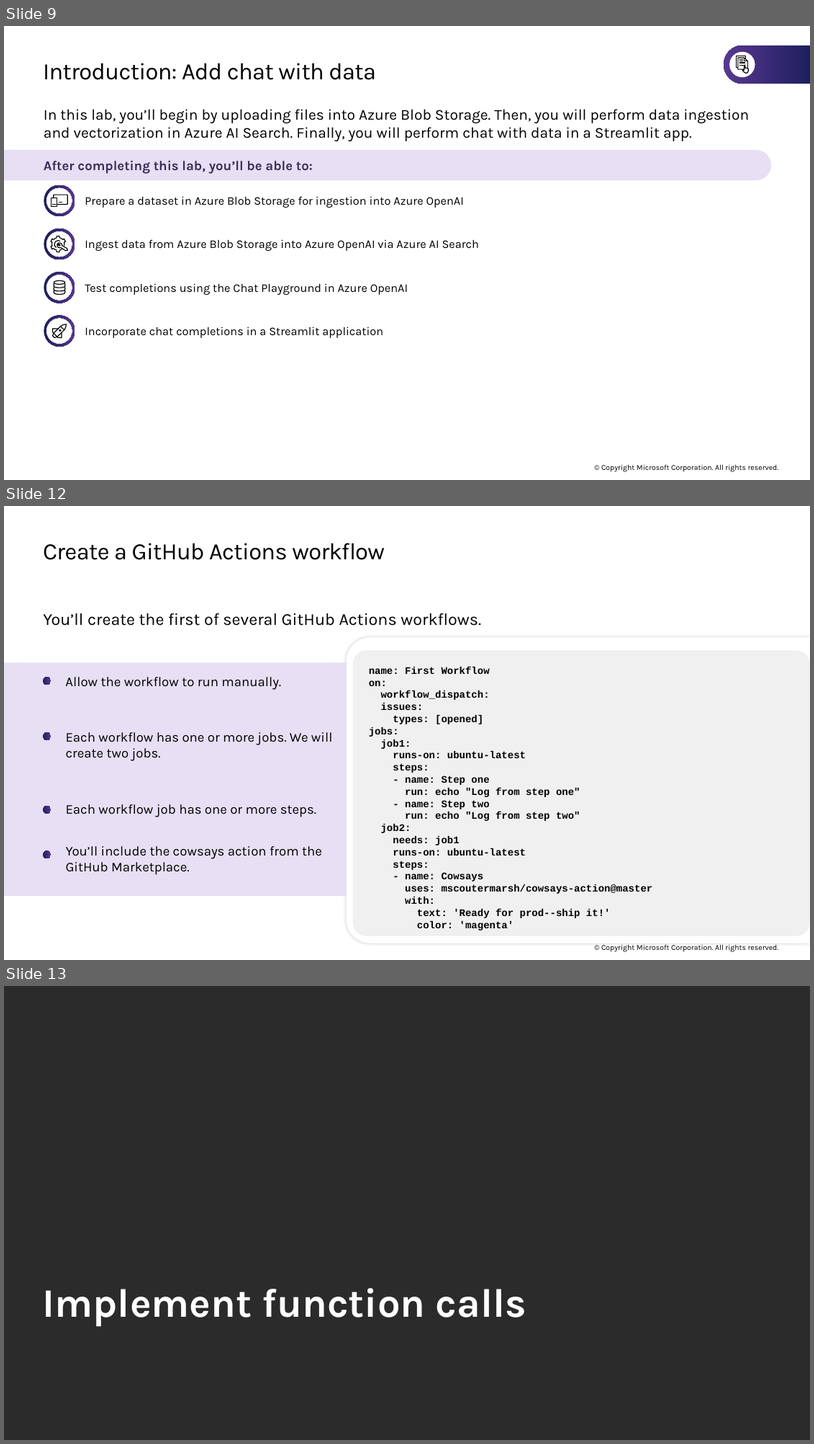
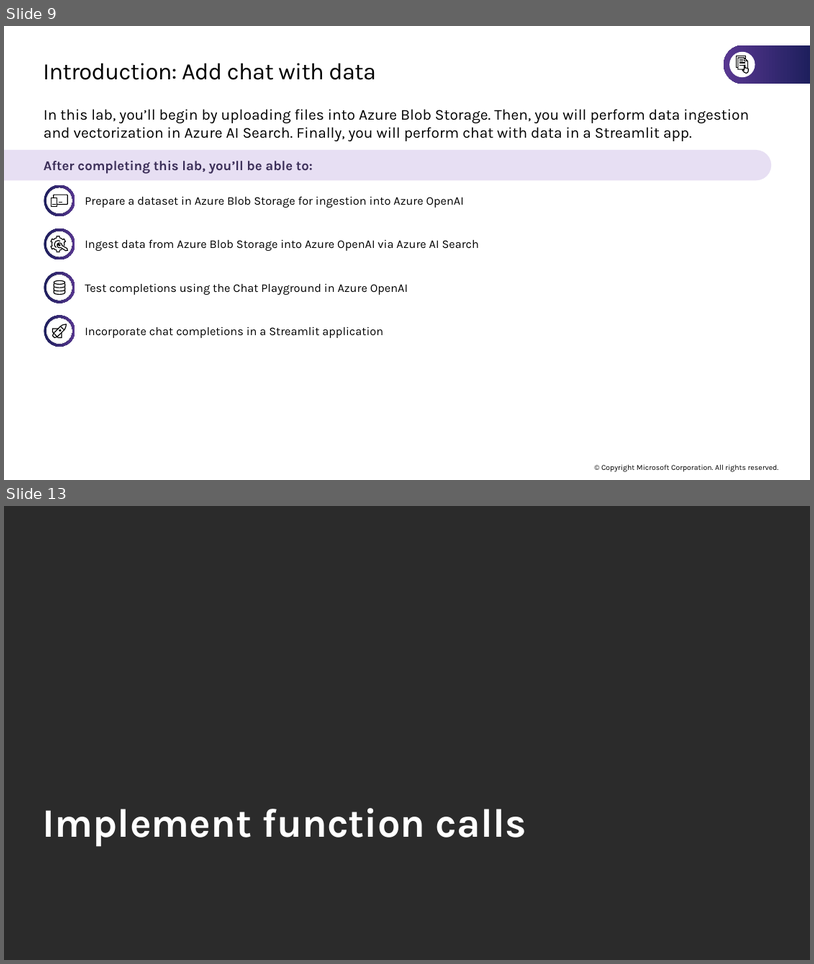
Before and after one commit to microsoft/TechExcel-Implementing-automation-practices-using-Azure-OpenAI, a slide deck: Outline/Lab Slides.pptx. Shown one above the other, each under a label of ours: slides 9, 12 and 13 before the commit, slides 9 and 13 after it; the slides between them are not shown. The pictures are 814x1444 and 814x964 pixels, drawn with LibreOffice and Linux fonts; fonts in the diff are those of the drawing; background and template pictures are left out; a plain dark background stands for a picture behind light text. Boxes give left, top, right and bottom in pixels: in the first picture for what was removed or moved away, otherwise in the second. Text is boxed around its words. In the diff, an @@ line names an element or a change of style, - is before the commit and + after.

```diff
--- a/Outline/Lab Slides.pptx
+++ b/Outline/Lab Slides.pptx
@@ slide 12 removed at <box>4,506,810,960</box>, background #FFFFFF; not listed: 1 template element that a slide beside it also shows @@
@@ title removed at <box>43,543,385,560</box> @@
-Create a GitHub Actions workflow
@@ text removed at <box>43,613,481,626</box> @@
-You’ll create the first of several GitHub Actions workflows.
@@ round same rect removed at <box>347,637,810,943</box> @@
@@ rounded rectangle removed at <box>353,651,810,936</box> @@
-name: First Workflow
-on:
-workflow_dispatch:
-issues:
-types: [opened]
-jobs:
-job1:
-runs-on: ubuntu-latest
-steps:
-- name: Step one
-run: echo "Log from step one"
-- name: Step two
-run: echo "Log from step two"
-job2:
-needs: job1
-runs-on: ubuntu-latest
-steps:
-- name: Cowsays
-uses: mscoutermarsh/cowsays-action@master
-with:
-text: 'Ready for prod--ship it!'
-color: 'magenta'
@@ rectangle removed at <box>4,663,347,896</box> @@
@@ text removed at <box>65,677,281,690</box> @@
-Allow the workflow to run manually.
@@ text removed at <box>66,732,332,761</box> @@
-Each workflow has one or more jobs. We will create two jobs.
@@ text removed at <box>66,804,316,817</box> @@
-Each workflow job has one or more steps.
@@ group removed at <box>43,677,51,858</box>: 4 ellipses @@
@@ text removed at <box>66,846,322,875</box> @@
-You’ll include the cowsays action from the GitHub Marketplace.
```
Also in this commit, not shown: 5 slides changed, 12 slides added, 15 other slides removed, 18 other files.
